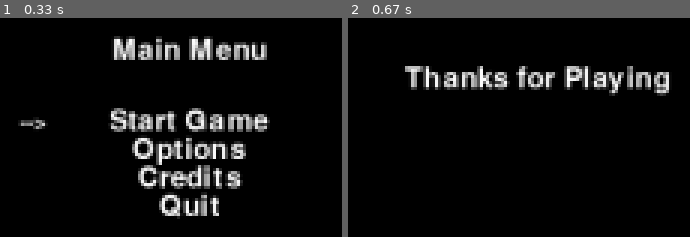
Above: before the commit, frames 1-2 (left to right).
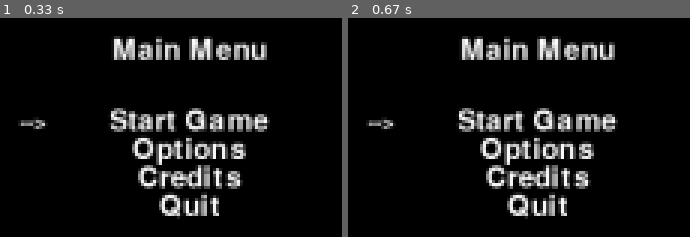
Above: after the commit, the same moments.

Repository: SwippeNN/FINAL-PROJESI
Game: pygame game, started from MrincrediblegameMenu/main.py
Same seed, same stepped clock (60 frames per second), same inputs: the game is played once before the commit and once after it.
Inputs:
- Up to frame 1 (0.33 s): no input
- Up to frame 2 (0.67 s): tap Enter at 0.33 s

Frame 1 is identical in both runs. In frame 2, 17% of the frame differs, in the area x 5-94%, y 8-92%.

Commit message:
Menüyü oyuna entegre

Diff:
--- a/MrincrediblegameMenu/gameee.py
+++ b/MrincrediblegameMenu/gameee.py
@@ -28,13 +28,8 @@
         while self.playing:
             self.check_events()
             if self.START_KEY:
-                self.playing = False
-            self.display.fill(self.BLACK)
-            self.draw_text('Thanks for Playing', 20, self.DISPLAY_W/2, self.DISPLAY_H/2)
-            self.window.blit(self.display, (0,0))
-            pygame.display.update()
-            self.reset_keys()
-
+                import Mrincrediblegame
+                Mrincrediblegame()
 
     def check_events(self):
         for event in pygame.event.get():
--- /dev/null
+++ b/gameee.py
@@ -0,0 +1,61 @@
+import pygame, sys
+from menu import CreditsMenu, MainMenu, OptionsMenu, Quitmenu
+
+class Game():
+    def __init__(self) :
+        pygame.init()
+        self.running, self.playing = True, False
+        self.UP_KEY, self.DOWN_KEY, self.START_KEY, self.BACK_KEY = False, False, False, False
+        self.DISPLAY_W, self.DISPLAY_H = 1900, 1080
+        self.display = pygame.Surface((self.DISPLAY_W, self.DISPLAY_H))
+        self.window = pygame.display.set_mode(((self.DISPLAY_W, self.DISPLAY_H)))
+        self.font_name = 'freesansbold.ttf'
+
+
+        self.BLACK, self.WHITE = (0, 0, 0), (255, 255, 255)
+
+        self.main_menu = MainMenu(self)
+        self.options = OptionsMenu(self)
+        self.credits = CreditsMenu(self)
+        # self.Volume = volumeMenu(self)
+        self.Quitt = Quitmenu(self)
+        # self.Quit = quitmenu(self)
+        # self.options =volumeMenu(self)
+        self.curr_menu = self.main_menu
+
+
+    def game_loop(self):
+        while self.playing:
+            self.check_events()
+            if self.START_KEY:
+                self.playing = False
+            self.display.fill(self.BLACK)
+            self.draw_text('Thanks for Playing', 20, self.DISPLAY_W/2, self.DISPLAY_H/2)
+            self.window.blit(self.display, (0,0))
+            pygame.display.update()
+            self.reset_keys()
+
+
+    def check_events(self):
+        for event in pygame.event.get():
+            if event.type == pygame.QUIT:
+                self.running, self.playing = False, False
+                self.curr_menu.run_display = False
+            if event.type == pygame.KEYDOWN:
+                if event.key == pygame.K_RETURN:
+                    self.START_KEY = True
+                if event.key == pygame.K_BACKSPACE:
+                    self.BACK_KEY = True
+                if event.key == pygame.K_DOWN:
+                    self.DOWN_KEY = True
+                if event.key == pygame.K_UP:
+                    self.UP_KEY = True
+    def reset_keys(self):
+        self.UP_KEY, self.DOWN_KEY, self.START_KEY, self.BACK_KEY = False, False, False, False
+
+    def draw_text(self, text, size, x, y):
+        font = pygame.font.Font(self.font_name,size)
+        text_surface = font.render(text ,True, self.WHITE)
+        text_rect = text_surface.get_rect()
+        text_rect.center = (x,y)
+        self.display.blit(text_surface,text_rect)
--- /dev/null
+++ b/main.py
@@ -0,0 +1,12 @@
+
+from gameee import Game
+
+# from pygame_animation import Game
+
+g = Game()
+
+
+while g.running:
+    # g.pygame_animation() == time.sleep(4)
+    g.curr_menu.display_menu()
+    g.game_loop()
--- /dev/null
+++ b/menu.py
@@ -0,0 +1,215 @@
+from os import stat_result
+import pygame, sys
+from pygame.font import Font
+
+# pygame.init()
+# m = "music.wav"
+# pygame.mixer.music.load(m)
+# pygame.mixer.music.play()
+
+
+class Menu():
+    def __init__(self, game):
+        self.game = game
+        self.mid_w, self.mid_h, = self.game.DISPLAY_W/2, self.game.DISPLAY_H/2
+        self.run_display = True
+        self.crusor_rect = pygame.Rect(0, 0, 20, 20)
+        self.offset = - 100
+
+    def draw_cursor(self):
+        self.game.draw_text('-->', 15, self.crusor_rect.x, self.crusor_rect.y)
+
+
+    def blit_screen(self):
+        # bg =  pygame.image.load("bg.png")
+        # self.game.window.blit(bg, (0,0))
+
+        self.game.window.blit(self.game.display, (0,0))
+
+        pygame.display.update()
+        self.game.reset_keys()
+class MainMenu(Menu):
+    def __init__(self, game):
+        Menu. __init__(self, game)
+        self.state = "Start"
+        self.startx, self.starty = self.mid_w, self.mid_h + 30
+        self.optionsx, self.optionsy = self.mid_w, self.mid_h + 50
+        self.creditsx, self.creditsy = self.mid_w, self.mid_h + 70
+        self.Quitax, self.Quitay = self.mid_w, self.mid_h + 90
+        self.crusor_rect.midtop = (self.startx + self.offset, self.starty)
+
+    def display_menu(self):
+        self.run_display = True
+        while self.run_display:
+            self.game.check_events()
+            self.check_input()
+            self.game.display.fill(self.game.BLACK)
+            self.game.draw_text('Main Menu', 20, self.game.DISPLAY_W/2, self.game.DISPLAY_H/2 - 20)
+            self.game.draw_text("Start Game", 20, self.startx, self.starty)
+            self.game.draw_text("Options", 20, self.optionsx, self.optionsy)
+            self.game.draw_text("Credits", 20, self.creditsx, self.creditsy)
+            self.game.draw_text("Quit", 20, self.Quitax, self.Quitay)
+            self.draw_cursor()
+            self.blit_screen()
+
+    def move_cursor(self):
+        if self.game.DOWN_KEY:
+            if self.state == 'Start':
+                self.crusor_rect.midtop = (self.optionsx + self.offset, self.optionsy)
+                self.state = 'Options'
+            elif self.state == 'Options':
+                self.crusor_rect.midtop = (self.creditsx + self.offset, self.creditsy)
+                self.state = 'Credits'
+            elif self.state == 'Credits':
+                self.crusor_rect.midtop = (self.Quitax + self.offset, self.Quitay)
+                self.state = 'Quit'
+            elif self.state == 'Quit':
+                self.crusor_rect.midtop = (self.startx + self.offset, self.starty)
+                self.state = 'Start'
+        elif self.game.UP_KEY:
+            if self.state == 'Start':
+                self.crusor_rect.midtop = (self.Quitax + self.offset, self.Quitay)
+                self.state = 'Quit'
+            elif self.state == 'Options':
+                self.crusor_rect.midtop = (self.startx + self.offset, self.starty)
+                self.state = 'Start'
+            elif self.state == 'Credits':
+                self.crusor_rect.midtop = (self.optionsx + self.offset, self.optionsy)
+                self.state = 'Options'
+            elif self.state == 'Quit':
+                self.crusor_rect.midtop = (self.creditsx + self.offset, self.creditsy)
+                self.state = 'Credits'
+
+    def check_input(self):
+        self.move_cursor()
+        if self.game.START_KEY:
+            if self.state == 'Start':
+                self.game.playing = True
+            elif self.state == 'Options':
+                self.game.curr_menu = self.game.options
+            elif self.state == 'Credits':
+                self.game.curr_menu = self.game.credits
+                pass
+            elif self.state == 'Quit':
+                self.game.curr_menu = self.game.Quitt
+            self.run_display = False
+
+
+
+class CreditsMenu(Menu):
+    def __init__(self, game):
+        Menu.__init__(self, game)
+
+    def display_menu(self):
+        self.run_display = True
+        while self.run_display:
+            self.game.check_events()
+            if self.game.START_KEY or self.game.BACK_KEY:
+                self.game.curr_menu = self.game.main_menu
+                self.run_display = False
+            self.game.display.fill(self.game.BLACK)
+            self.game.draw_text('Credits', 20, self.game.DISPLAY_W/2, self.game.DISPLAY_H/2 - 20)
+            self.game.draw_text('Made by BERİBOSİNALPS', 15, self.game.DISPLAY_W/2, self.game.DISPLAY_H/2 +10)
+            self.blit_screen()
+
+class OptionsMenu(Menu):
+    def __init__(self, game):
+        Menu. __init__(self, game)
+        self.state = "Volume"
+        self.volx, self.voly = self.mid_w, self.mid_h + 20
+        self.controlsx, self.controlsy = self.mid_w, self.mid_h + 40
+        self.crusor_rect.midtop = (self.volx + self.offset, self.voly)
+    def display_menu(self):
+        self.run_display = True
+        while self.run_display:
+            self.game.check_events()
+            self.check_input()
+            self.game.display.fill((0, 0, 0))
+            self.game.draw_text('Options', 20, self.game.DISPLAY_W/2, self.game.DISPLAY_H/2 - 30)
+            self.game.draw_text("Volume", 15, self.volx, self.voly)
+            self.game.draw_text("Controls", 15, self.controlsx, self.controlsy)
+            self.draw_cursor()
+            self.blit_screen()
+    def check_input(self):
+        if self.game.BACK_KEY:
+            self.game.curr_menu = self.game.main_menu
+            self.run_display = False
+        elif self.game.UP_KEY or self.game.DOWN_KEY:
+            if self.state == 'Volume':
+                self.state = 'Controls'
+                self.crusor_rect.midtop = (self.controlsx + self.offset, self.controlsy)
+
+            elif self.state == 'Controls':
+                self.crusor_rect.midtop = (self.volx + self.offset, self.voly)
+                self.state = 'Volume'
+                self.crusor_rect.midtop = (self.volx + self.offset, self.voly)
+        elif self.game.START_KEY:
+            pass
+
+
+# class QuitMenu(Menu):
+#     def __init__(self, game):
+#         Menu.__init__(self, game)
+
+#     def display_menu(self):
+#         self.run_display =  True
+#         while self.run_display:
+#             self.game.check_events()
+#             if self.game.START_KEY or self.game.BACK_KEY:
+#                 self.game.curr_menu = self.game.main_menu
+#                 self.run_display = False
+#             self.game.display.fill(self.game.BLACK)
+#             self.game.draw_text('Quit', 20, self.game.DISPLAY_W/2, self.game.DISPLAY_H/2 - 20)
+#             self.game.draw_text('Made by BERİBOSİNALPS', 15, self.game.DISPLAY_W/2, self.game.DISPLAY_H/2 +10)
+#             self.blit_screen()
+
+
+#     def display_menu(self):
+#         self.run_display = True
+#         while self.run_display:
+#             self.game.check_events()
+#             if self.game.START_KEY or self.game.BACK_KEY:
+#                 self.game.curr_menu = self.game.main_menu
+#                 self.run_display = False
+#             self.game.display.fill(self.game.BLACK)
+#             self.game.draw_text('Credits', 20, self.game.DISPLAY_W/2, self.game.DISPLAY_H/2 - 30)
+#             self.game.draw_text('Made by BERİBOSİNALPS', 15, self.game.DISPLAY_W/2, self.game.DISPLAY_H/2 +10)
+#             self.blit_screen()
+
+
+
+
+# class volumeMenu(Menu):
+#     def __init__(self, game):
+#         Menu. __init__(self, game)
+#         self.state = "on"
+#         self.onx, self.ony = self.mid_w, self.mid_h + 20
+#         self.offx, self.offy = self.mid_w, self.mid_h + 40
+#         self.crusor_rect.midtop = (self.onx + self.offset, self.ony)
+#     def display_menu(self):
+#         self.run_display = True
+#         while self.run_display:
+#             self.game.check_events()
+#             self.check_input()
+#             self.game.display.fill(self.game.BLACK)
+#             self.game.draw_text('Volume', 20, self.game.DISPLAY_W/2, self.game.DISPLAY_H/2 - 30)
+#             self.game.draw_text("on", 20, self.onx, self.ony)
+#             self.game.draw_text("off", 20, self.offx, self.offy)
+#             self.draw_cursor()
+#             self.blit_screen()
+#     def check_input(self):
+#         if self.game.BACK_KEY:
+#             self.game.curr_menu = self.game.main_menu
+#             self.run_display = False
+#         elif self.game.UP_KEY or self.game.DOWN_KEY:
+#             if self.state == 'on':
+#                 self.state = 'off'
+#                 self.crusor_rect.midtop = (self.offx + self.offset, self.offy)
+
+#             elif self.state == 'off':
+#                 self.crusor_rect.midtop = (self.onx + self.offset, self.ony)
+#                 self.state = 'on'
+#                 self.crusor_rect.midtop = (self.onx + self.offset, self.ony)
+
+class Quitmenu(Menu):
+    pygame.quit()
